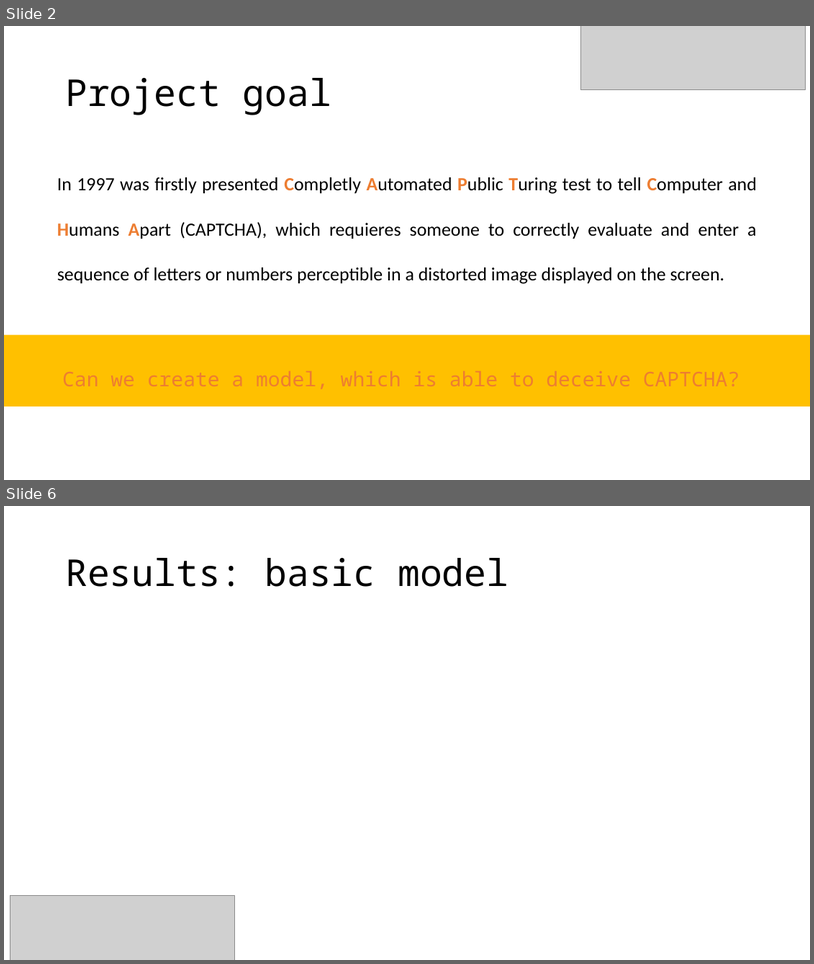
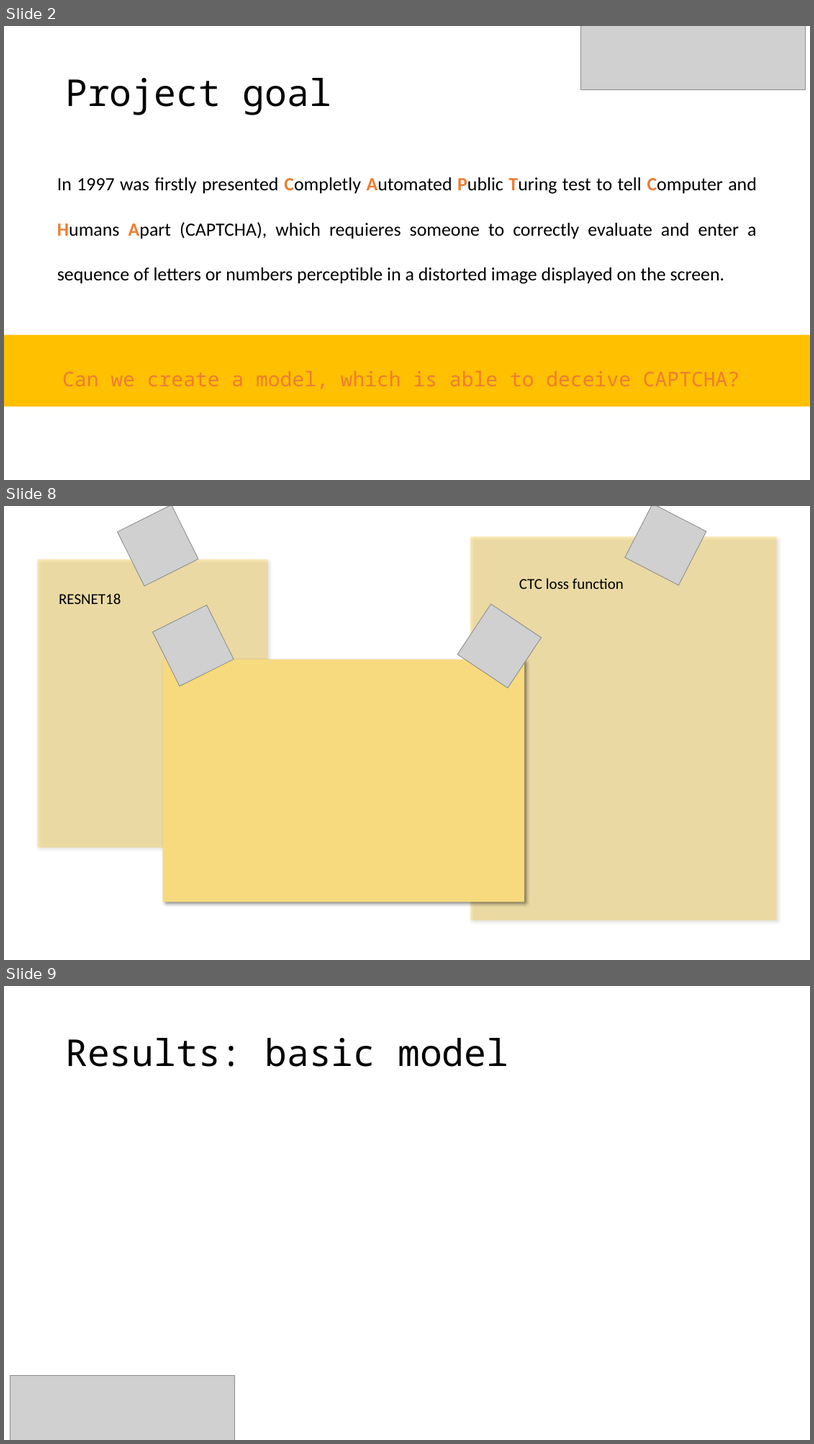
Before and after one commit to Strojove-uceni/final-projects-i_am_not_a_robot, a slide deck: presentation/Final_presentation_draft.pptx. Shown one above the other, each under a label of ours: slides 2 and 6 before the commit, slides 2, 8 and 9 after it; the slides between them are not shown. The pictures are 814x964 and 814x1444 pixels, drawn with LibreOffice and Linux fonts; fonts in the diff are those of the drawing; grey boxes stand for pictures. Boxes give left, top, right and bottom in pixels: in the first picture for what was removed or moved away, otherwise in the second. Text is boxed around its words. In the diff, an @@ line names an element or a change of style, - is before the commit and + after.

```diff
--- a/presentation/Final_presentation_draft.pptx
+++ b/presentation/Final_presentation_draft.pptx
@@ slide 8 added at (4, 506, 810, 960), background #FFFFFF @@
@@ picture added at (118, 506, 199, 586) @@
@@ picture added at (625, 506, 707, 585) @@
@@ rectangle added at (471, 537, 778, 921), fill #FFC000 at 28% opacity @@
@@ rectangle added at (37, 559, 268, 847), fill #FFC000 at 28% opacity @@
@@ text added at (520, 578, 624, 589), 18 pt, text #000000 @@
+CTC loss function
@@ text added at (59, 593, 121, 604), 18 pt, text #000000 @@
+RESNET18
@@ picture added at (153, 605, 234, 686) @@
@@ picture added at (458, 604, 541, 687) @@
@@ rectangle added at (163, 659, 525, 902), fill #F7DA7D @@
@@ what was slide 6 is now slide 9 @@
```
Also in this commit, not shown: 2 slides changed, 4 other slides added, 2 slides removed.
